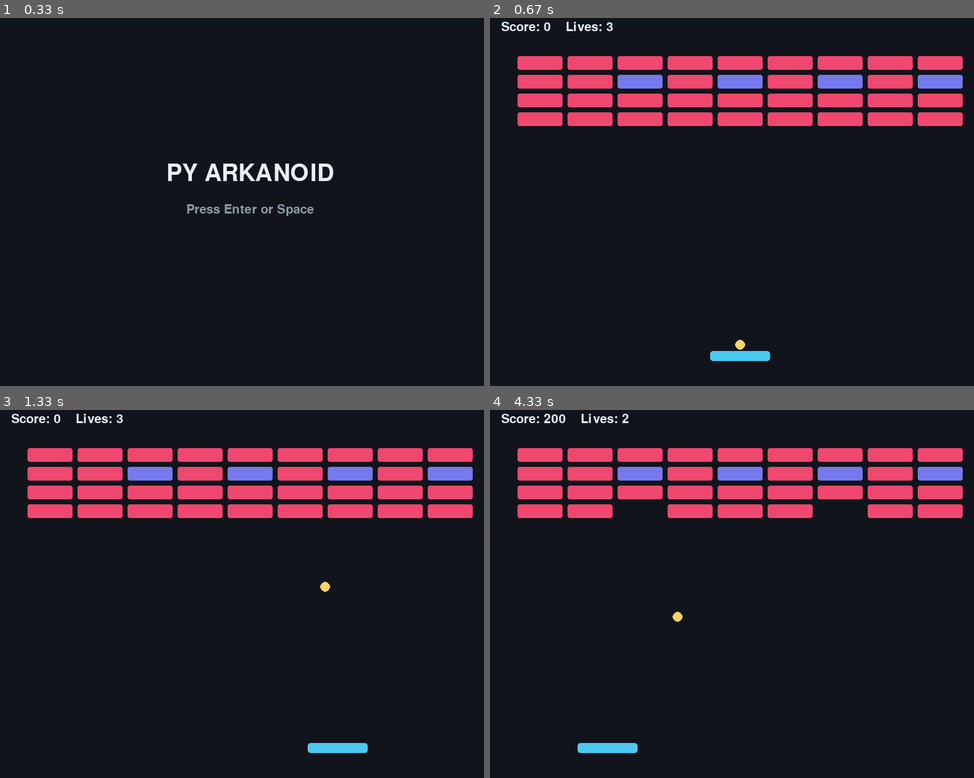
Above: before the commit, frames 1-4 (two rows, left to right).
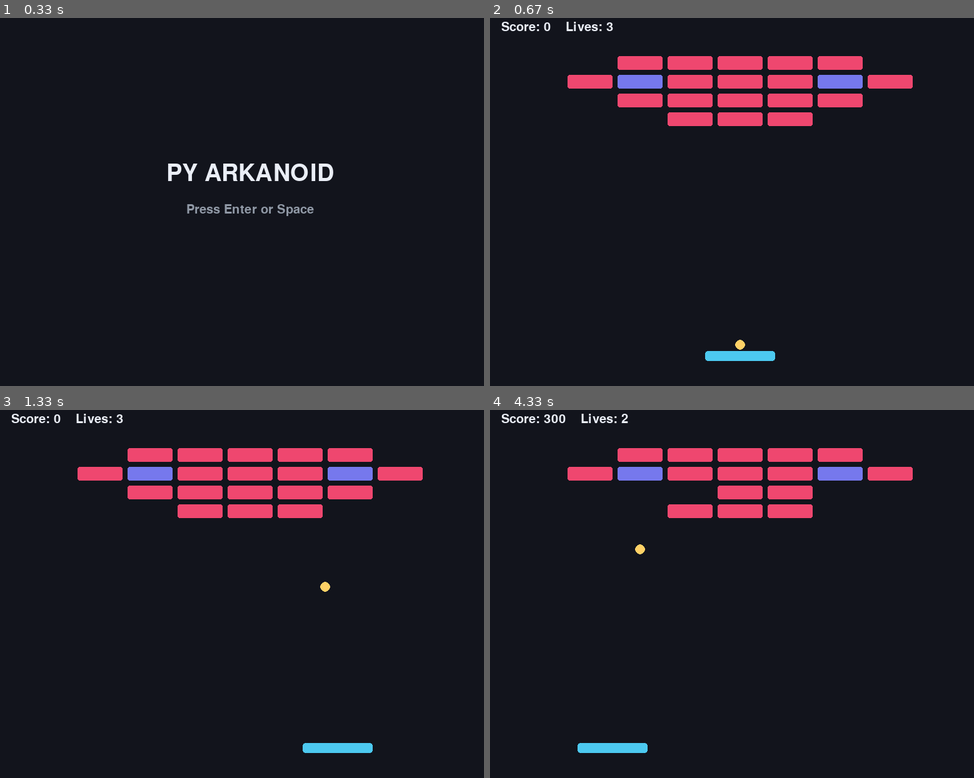
Above: after the commit, the same moments.

Repository: abr-ya/py-arkanoid
Game: pygame game, started from src/arkanoid/__main__.py
Two runs of this game, one before a commit and one after it. Both use one fixed random seed, a clock stepped at 60 frames per second and the inputs below.
Inputs:
- Up to frame 1 (0.33 s): no input
- Up to frame 2 (0.67 s): tap Space at 0.33 s
- Up to frame 3 (1.33 s): tap Space at 0.67, 1.07 s; hold Right from 1 s (still down)
- Up to frame 4 (4.33 s): tap Space at 1.37, 1.57, 1.87, 2.07, 2.37, 2.63, 2.93, 3.07, 3.37, 3.73, 4.03, 4.23 s; release Right at 1.47 s; hold Left 1.5-1.97 s; hold Left 2-2.53 s; hold Left 2.57-2.97 s; hold Right 3-3.63 s; hold Left 3.67-4.13 s; hold Right from 4.17 s (still down)

Frame 1 is identical in both runs. In frame 2, 5.9% of the frame differs, in the area x 5-98%, y 10-94%; in frame 3, 5.9%; in frame 4, 6.4%, in the area x 5-98%, y 1-94%.

Commit message:
feat: Add built-in level pack

Diff:
--- a/levels/level_01.yaml
+++ b/levels/level_01.yaml
@@ -1,7 +1,7 @@
 number: 1
 name: "Training Wall"
 ball_speed_multiplier: 1.0
-paddle_width: 96
+paddle_width: 112
 bricks:
   left: 44
   top: 72
@@ -9,7 +9,7 @@
   height: 22
   gap: 8
   rows:
-    - "111111111"
-    - "11W1F1M1T"
-    - "111111111"
-    - "111111111"
+    - "  11111  "
+    - " 1W111F1 "
+    - "  11111  "
+    - "   111   "
--- /dev/null
+++ b/levels/level_02.yaml
@@ -0,0 +1,16 @@
+number: 2
+name: "Brick Garden"
+ball_speed_multiplier: 1.04
+paddle_width: 104
+bricks:
+  left: 44
+  top: 68
+  width: 72
+  height: 22
+  gap: 8
+  rows:
+    - "111111111"
+    - "1S1W1F1S1"
+    - "111111111"
+    - " 11M1T11 "
+    - "  11111  "
--- /dev/null
+++ b/levels/level_03.yaml
@@ -0,0 +1,16 @@
+number: 3
+name: "Heavy Blocks"
+ball_speed_multiplier: 1.08
+paddle_width: 100
+bricks:
+  left: 44
+  top: 64
+  width: 72
+  height: 22
+  gap: 8
+  rows:
+    - "222222222"
+    - "21W111F12"
+    - "111222111"
+    - "21M111T12"
+    - "222111222"
--- /dev/null
+++ b/levels/level_04.yaml
@@ -0,0 +1,16 @@
+number: 4
+name: "Obstacle Lane"
+ball_speed_multiplier: 1.12
+paddle_width: 96
+bricks:
+  left: 44
+  top: 60
+  width: 72
+  height: 22
+  gap: 8
+  rows:
+    - "11X111X11"
+    - "1S1W1F1S1"
+    - "111X1X111"
+    - "1T11111M1"
+    - "11X222X11"
--- /dev/null
+++ b/levels/level_05.yaml
@@ -0,0 +1,17 @@
+number: 5
+name: "Final Press"
+ball_speed_multiplier: 1.16
+paddle_width: 92
+bricks:
+  left: 44
+  top: 56
+  width: 72
+  height: 22
+  gap: 8
+  rows:
+    - "2X22222X2"
+    - "21W1S1F12"
+    - "222X1X222"
+    - "1T11211M1"
+    - "222111222"
+    - " 1X222X1 "
--- a/tests/test_core_game.py
+++ b/tests/test_core_game.py
@@ -1,3 +1,5 @@
+from pathlib import Path
+
 from arkanoid.core.game import BRICK_SCORE, SLOW_BALL_MULTIPLIER, create_session
 from arkanoid.core.events import SoundEvent
 from arkanoid.core.leaderboard import LeaderboardStore
@@ -9,6 +11,8 @@
 )
 from arkanoid.core.models import BonusItem, Brick, BrickType, PowerUpType, create_brick
 from arkanoid.core.state import GameState, toggle_pause
+
+SHIPPED_LEVEL_NUMBERS = (1, 2, 3, 4, 5)
 
 
 def test_state_transitions_start_pause_and_restart() -> None:
@@ -232,7 +236,52 @@
 
     assert session.level.name == DEFAULT_LEVEL_NAME
     assert session.paddle.width == session.level.paddle_width
-    assert len(session.bricks) == len(DEFAULT_BRICK_ROWS) * len(DEFAULT_BRICK_ROWS[0])
+    assert len(session.bricks) == len(create_bricks_for_level(session.level))
+
+
+def test_shipped_level_pack_loads_all_builtin_levels() -> None:
+    levels_dir = Path("levels")
+    level_files = sorted(levels_dir.glob("level_*.yaml"))
+
+    assert len(level_files) == len(SHIPPED_LEVEL_NUMBERS)
+
+    names: list[str] = []
+    speed_multipliers: list[float] = []
+    paddle_widths: list[float] = []
+
+    for number in SHIPPED_LEVEL_NUMBERS:
+        level = load_level(number, levels_dir=levels_dir)
+        bricks = create_bricks_for_level(level)
+
+        assert level.number == number
+        assert level.bricks.rows != DEFAULT_BRICK_ROWS
+        assert bricks
+        assert any(brick.destructible for brick in bricks)
+        names.append(level.name)
+        speed_multipliers.append(level.ball_speed_multiplier)
+        paddle_widths.append(level.paddle_width)
+
+    assert len(set(names)) == len(SHIPPED_LEVEL_NUMBERS)
+    assert speed_multipliers == sorted(speed_multipliers)
+    assert paddle_widths[0] > paddle_widths[-1]
+
+
+def test_shipped_level_progression_loads_next_level_sequence() -> None:
+    session = create_session()
+
+    for number, next_number in zip(SHIPPED_LEVEL_NUMBERS, SHIPPED_LEVEL_NUMBERS[1:]):
+        session.level = load_level(number)
+        session.state = GameState.LEVEL_CLEAR
+        session.level_clear_timer = 0
+
+        session.update(0)
+
+        expected_next = load_level(next_number)
+        assert session.state is GameState.PLAYING
+        assert session.level.number == expected_next.number
+        assert session.level.name == expected_next.name
+        assert session.paddle.width == expected_next.paddle_width
+        assert session.bricks
 
 
 def test_strong_brick_requires_two_hits() -> None:
Not shown, changed: README.md
Not shown, changed: docs/distribution/manual-smoke-checklist.md
Not shown, changed: openspec/changes/feature-07-add-level-pack-and-difficulty/tasks.md
